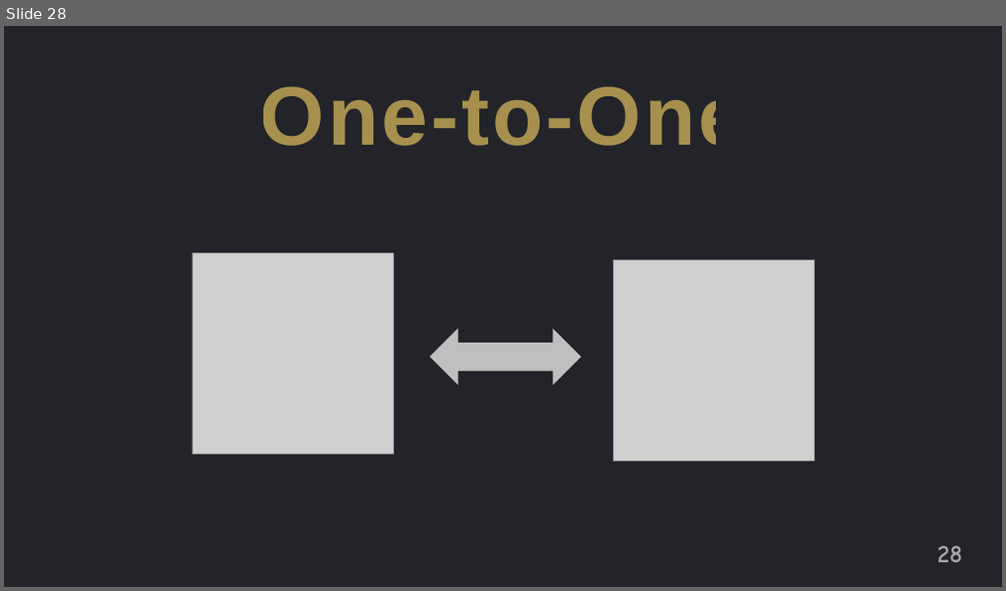
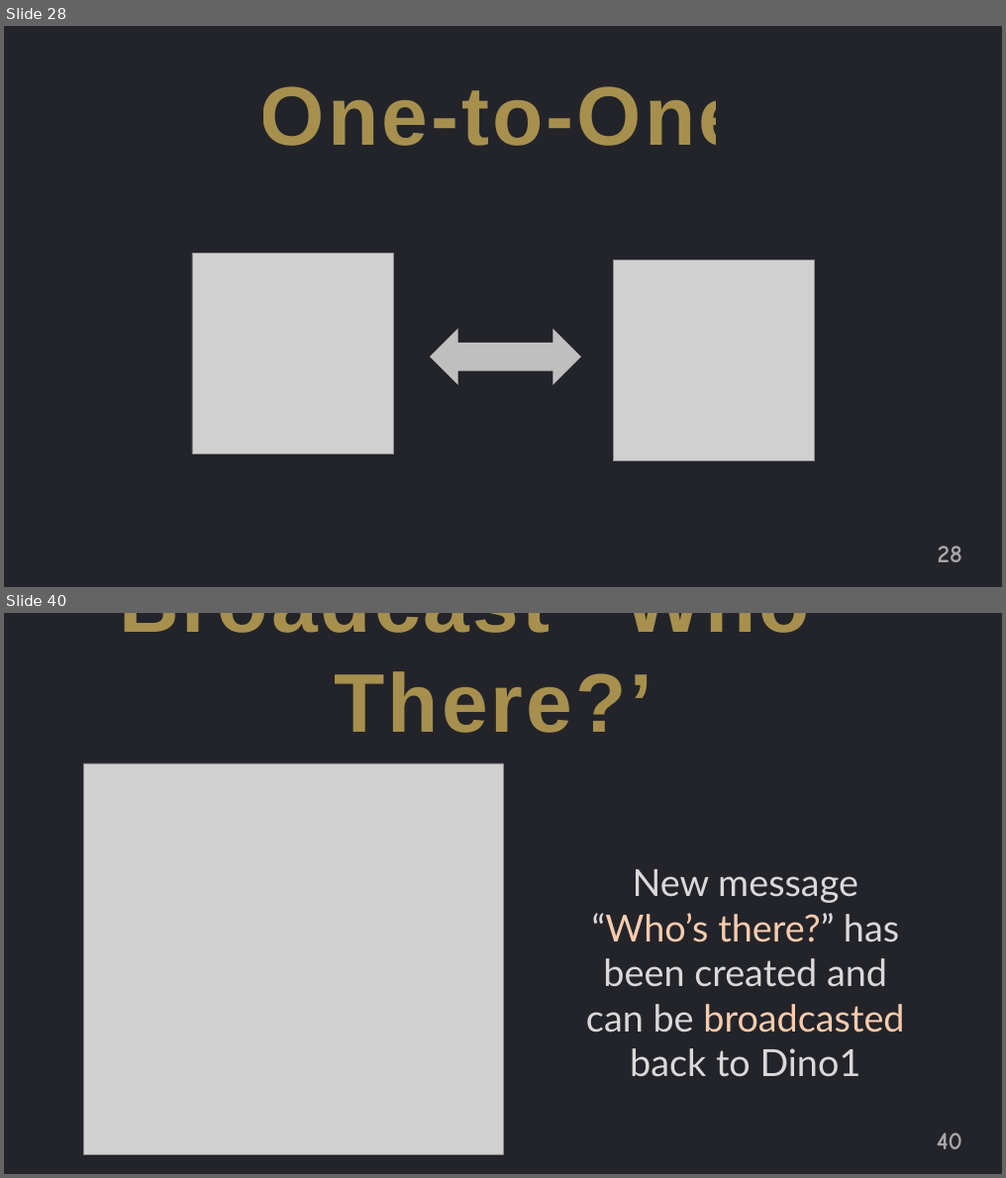
Before and after one commit to jguo108/My-Programming-Courses, a slide deck: Scratch for Newbies/Level2/1 Knock Knock/Note/Notes.pptx. Shown one above the other, each under a label of ours: slide 28 before the commit, slides 28 and 40 after it; the slides between them are not shown. The pictures are 1006x591 and 1006x1178 pixels, drawn with LibreOffice and Linux fonts; fonts in the diff are those of the drawing; grey boxes stand for pictures. Boxes give left, top, right and bottom in pixels: in the first picture for what was removed or moved away, otherwise in the second. Text is boxed around its words. In the diff, an @@ line names an element or a change of style, - is before the commit and + after.

```diff
--- a/Scratch for Newbies/Level2/1 Knock Knock/Note/Notes.pptx
+++ b/Scratch for Newbies/Level2/1 Knock Knock/Note/Notes.pptx
@@ slide 40 added at (4, 613, 1002, 1174), background #FFFFFF @@
@@ rectangle added at (4, 613, 1002, 1174), fill #23242A @@
@@ text added at (119, 613, 882, 733), 80 pt, text #FFD966 at 60% opacity, bold @@
+Broadcast “Who’s There?”
@@ picture added at (84, 763, 503, 1155) @@
@@ text added at (586, 869, 904, 1077), 36 pt, text #D9D9D9 @@
+New message “Who’s there?” has been created and can be broadcasted back to Dino1
@@ page number added at (937, 1133, 962, 1150), 24 pt, text #A6A6A6, bold @@
+40
```
Also in this commit, not shown: 3 slides changed, 18 other slides added, 3 slides removed, 20 other files.
